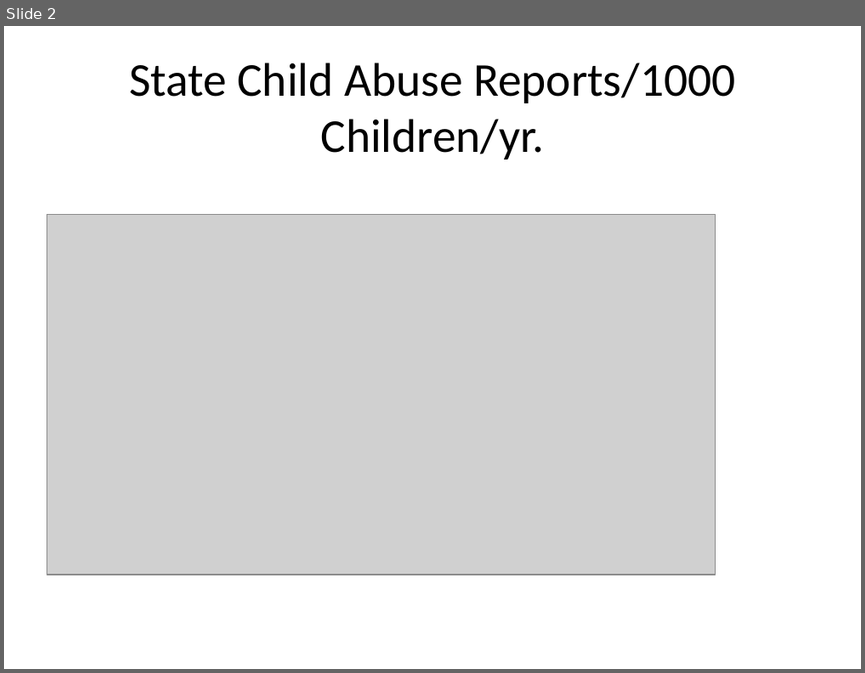
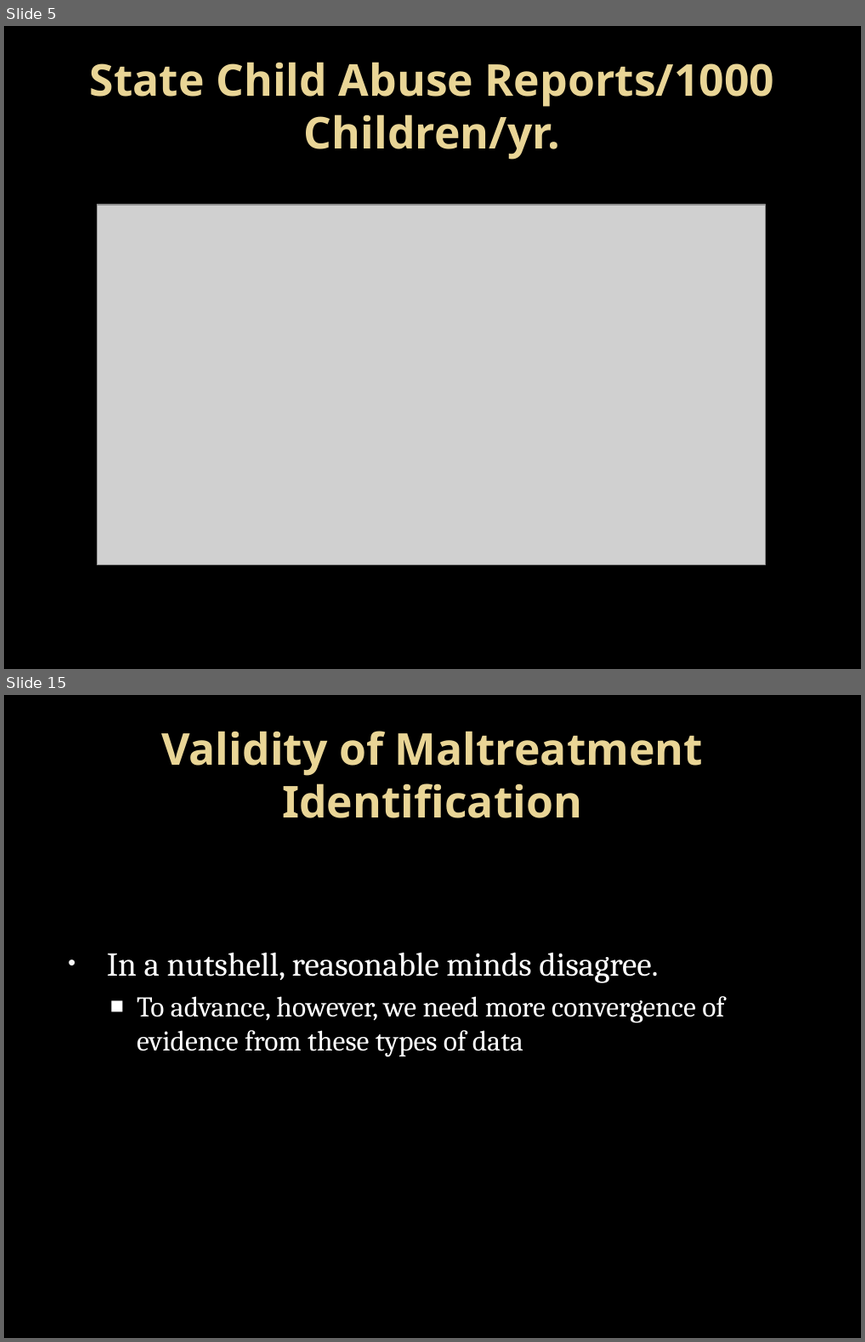
Before and after one commit to OuhscBbmc/SafeCareSpatial, a slide deck: National/chadwick materials/bard_draft1.pptx. Shown one above the other, each under a label of ours: slide 2 before the commit, slides 5 and 15 after it; the slides between them are not shown. The pictures are 865x673 and 865x1342 pixels, drawn with LibreOffice and Linux fonts; fonts in the diff are those of the drawing; grey boxes stand for pictures; background and template pictures are left out. Boxes give left, top, right and bottom in pixels: in the first picture for what was removed or moved away, otherwise in the second. Text is boxed around its words. In the diff, an @@ line names an element or a change of style, - is before the commit and + after.

```diff
--- a/National/chadwick materials/bard_draft1.pptx
+++ b/National/chadwick materials/bard_draft1.pptx
@@ slide 15 added at (4,695,861,1338), background picture (left out) @@
@@ title added at (161,731,703,818), 36.9 pt, text gradient #EAD696 to #E7D081, bold @@
+Validity of Maltreatment Identification
@@ text added at (107,952,725,1057), 24 pt, text #FFFFFF @@
+• In a nutshell, reasonable minds disagree.
+  ■ To advance, however, we need more convergence of evidence from these types of data
@@ what was slide 2 is now slide 5 @@
@@ slide 5 changed as well @@
@@ background #FFFFFF to picture (left out) @@
@@ title "State Child Abuse Reports/1000 Children/yr." at (90,62,775,159): size 39.6 to 36.9 pt, font Calibri to Noto Sans, text colour #000000 to gradient #EAD696 to #E7D081, bold on @@
@@ picture: place and size @@
-picture at (46,215,715,574)
+picture at (97,204,765,564)
```
Also in this commit, not shown: 1 other slide changed, 21 other slides added, 1 slide removed, 17 other files.
